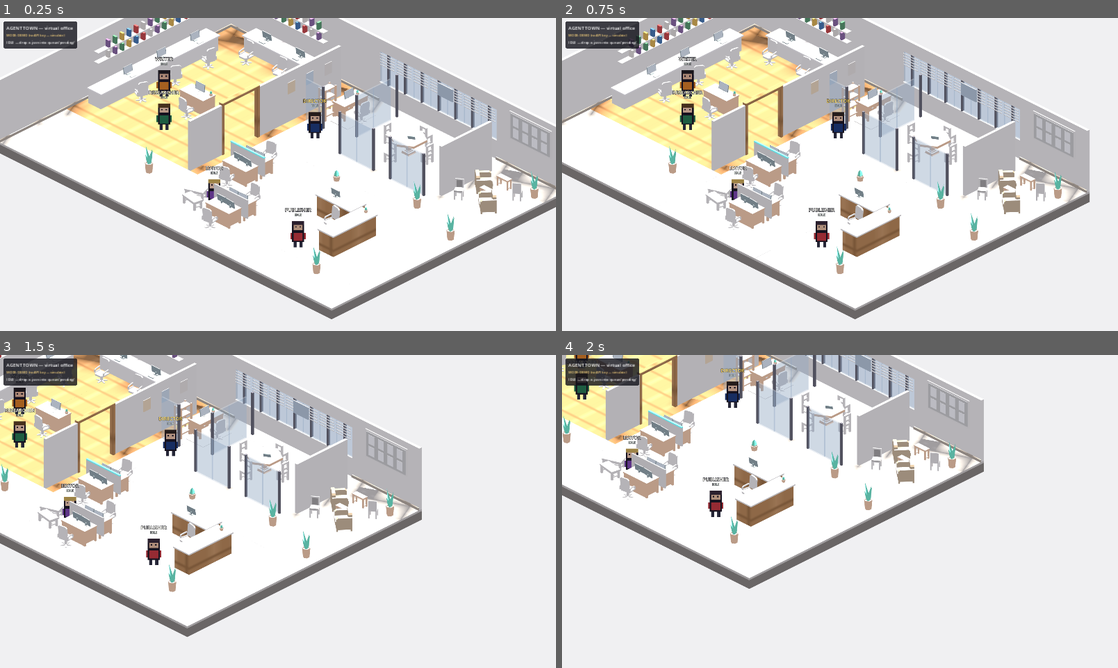
Above: before the commit, frames 1-4 (two rows, left to right).
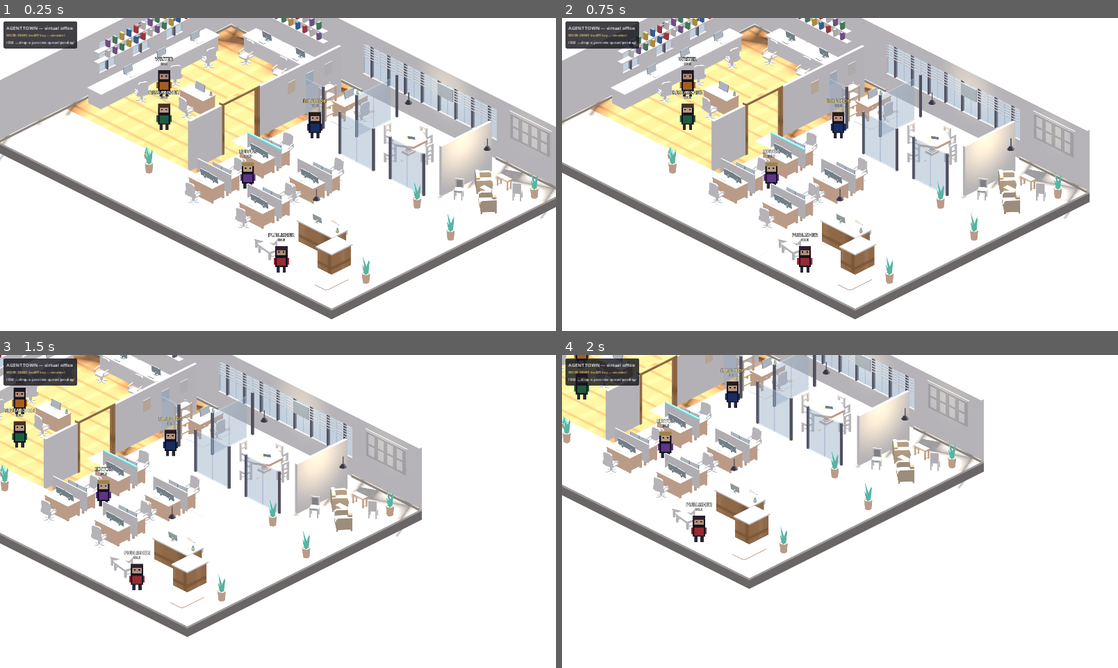
Above: after the commit, the same moments.

Repository: koji048/agent-town
Game: Godot game, scene res://scenes/main.tscn
Same seed, same stepped clock (60 frames per second), same inputs: the game is played once before the commit and once after it.
Inputs (mouse positions are in pixels of both pictures, inside the frame that each line leads up to):
- Up to frame 1 (0.25 s): no input
- Up to frame 2 (0.75 s): tap Enter at 0.5 s; move the mouse to (962, 158) at 0.52 s; hold Right (ui_right) from 0.53 s (still down); click (962, 158) at 0.67 s
- Up to frame 3 (1.5 s): move the mouse to (166, 527) at 1.27 s; release Right (ui_right) at 1.28 s; hold Down (ui_down) from 1.28 s (still down)
- Up to frame 4 (2 s): keep holding Down (ui_down)

The runs differ from the first frame. In frame 1, 8.0% of the frame differs, in the area x 0-99%, y 0-88%; in frame 2, 8.0%; in frame 3, 7.7%; in frame 4, 7.3%.

Commit message:
Space-planning pass (docs/INTERIOR_STUDY.md)
Studied office space planning + interior design principles, critiqued the
layout against them, and fixed the failures:
- Entrance (SE, doormat + plants); reception moved/rotated to face it
- Circulation spine: darker tile runner entrance -> pods -> studio door
- 4 identical work pods on a strict grid (space allocation + rhythm)
- Windows rebalanced: full north run + 3 new west-wall windows
- Layered lighting: pendant lamps w/ warm pools over meeting/reception/lounge
- Ground plane seats the diorama

Diff:
--- a/assets/map.json
+++ b/assets/map.json
@@ -2,14 +2,14 @@
   "tile_w": 64,
   "tile_h": 32,
   "rows": [
-    "cwwwwwwwwWWWWWWWwwww",
+    "cwwwwwwwWWWWWWWWwwww",
     "v...................",
     "v...................",
+    "V...................",
     "v...................",
+    "V...................",
     "v...................",
-    "v...................",
-    "v...................",
-    "v...................",
+    "V...................",
     "v...................",
     "v...................",
     "v...................",
@@ -58,25 +58,25 @@
     "edit_bay": {
       "anchor": [
         9,
-        8
+        7
       ],
       "role": "editor",
       "name": "Work Pod",
       "workstation": [
         10,
-        10
+        9
       ]
     },
     "tower": {
       "anchor": [
-        14,
-        8
+        15,
+        10
       ],
       "role": "publisher",
       "name": "Reception",
       "workstation": [
-        15,
-        10
+        16,
+        12
       ]
     }
   }
--- a/scripts/office_3d.gd
+++ b/scripts/office_3d.gd
@@ -54,12 +54,16 @@
 	[16, 1], [16, 2], [16, 3],
 	# lounge seating + plants
 	[17, 2], [18, 3], [19, 2], [17, 4], [19, 1], [16, 5],
-	# reception L (vertical leg)
-	[16, 8], [16, 9], [16, 10],
-	# second work pod + ottomans
-	[11, 11], [12, 11], [11, 12], [12, 12], [9, 11],
+	# reception L (vertical leg, faces the entrance)
+	[17, 10], [17, 11],
+	# work pod grid (editor's pod is covered by its anchor)
+	[12, 7], [13, 7], [12, 8], [13, 8],
+	[9, 10], [10, 10], [9, 11], [10, 11],
+	[12, 10], [13, 10], [12, 11], [13, 11],
+	# ottomans + entrance plants
+	[14, 12], [19, 11],
 	# plants
-	[6, 11], [17, 12], [19, 6],
+	[6, 11], [19, 6],
 ]
 
 
@@ -260,8 +264,12 @@
 # ------------------------------------------------------------ floor & walls
 
 func _build_floor_cell(gx: int, gy: int) -> void:
-	# left studio wing gets warm wood; everything else large light tiles
+	# left studio wing gets warm wood; everything else large light tiles.
+	# A darker runner marks the circulation spine: entrance -> pod field ->
+	# partition door into the studio wing.
 	var tex := "deck" if (gx <= 7 and gy <= 9) else "concrete"
+	if (gy == 6 and gx >= 7 and gx <= 16) or (gx == 16 and gy >= 6 and gy <= 12):
+		tex = "concrete_dark"
 	var m := _mat("floor_" + tex, Color.WHITE, "res://assets/textures/%s.png" % tex)
 	var cx := (gx + 0.5) * CELL
 	var cz := (gy + 0.5) * CELL
@@ -426,39 +434,78 @@
 	_prop("pottedPlant", 19.4, 1.3, 0, 1.0, 0.0, 1.2)
 	_prop("pottedPlant", 16.5, 5.4, 0, 1.0, 0.0, 1.2)
 
-	# ============ RECEPTION (L-shaped counter) ============
-	_box(Vector3(2.0, 0.95, 0.85), Vector3(15.0, 0.475, 8.45), oak)
-	_box(Vector3(2.1, 0.06, 0.95), Vector3(15.0, 1.0, 8.45), white, self, false)
-	_box(Vector3(0.85, 0.95, 2.55), Vector3(16.55, 0.475, 9.6), oak)
-	_box(Vector3(0.95, 0.06, 2.65), Vector3(16.55, 1.0, 9.6), white, self, false)
-	_prop("computerScreen", 14.7, 8.45, 180, 1.0, 1.03, 0.36)
-	_prop("chairDesk", 15.3, 9.3, 350, 1.0, 0.0, 1.05)
-	_prop("plantSmall3", 16.55, 8.5, 0, 1.0, 1.03, 0.26)
-
-	# ============ OPEN WORK PODS (tile floor) ============
-	var pods := [[9.0, 8.5, true], [11.0, 11.5, false]]
+	# ============ RECEPTION (faces the entrance, south-east) ============
+	_box(Vector3(2.0, 0.95, 0.85), Vector3(16.0, 0.475, 10.55), oak)
+	_box(Vector3(2.1, 0.06, 0.95), Vector3(16.0, 1.0, 10.55), white, self, false)
+	_box(Vector3(0.85, 0.95, 1.15), Vector3(17.55, 0.475, 11.4), oak)
+	_box(Vector3(0.95, 0.06, 1.25), Vector3(17.55, 1.0, 11.4), white, self, false)
+	_prop("computerScreen", 15.7, 10.55, 180, 1.0, 1.03, 0.36)
+	_prop("chairDesk", 16.2, 9.7, 170, 1.0, 0.0, 1.05)
+	_prop("plantSmall3", 16.9, 10.55, 0, 1.0, 1.03, 0.26)
+	_pendant(Vector3(16.0, 2.5, 10.9))
+
+	# ============ ENTRANCE (south-east corner) ============
+	_prop("rugDoormat", 18.4, 12.4, 90, 1.4)
+	_prop("pottedPlant", 19.45, 11.4, 0, 1.0, 0.0, 1.2)
+
+	# ============ WORK POD GRID (2 x 2, strict rhythm) ============
+	var pods := [[9.0, 7.5, true], [12.0, 7.5, false], [9.0, 10.5, false], [12.0, 10.5, false]]
 	for pod in pods:
 		var px: float = pod[0]
 		var pz: float = pod[1]
+		var is_editor: bool = pod[2]
 		_prop("desk", px + 0.5, pz - 0.45, 0, 1.0, 0.0, 0.74)
 		_prop("desk", px + 0.5, pz + 0.45, 180, 1.0, 0.0, 0.74)
 		_prop("computerScreen", px + 0.3, pz - 0.35, 0, 1.0, DESK_H, 0.38)
 		_prop("computerScreen", px + 0.85, pz - 0.35, 5, 1.0, DESK_H, 0.38)
 		_prop("computerScreen", px + 0.3, pz + 0.35, 180, 1.0, DESK_H, 0.38)
 		_prop("computerScreen", px + 0.85, pz + 0.38, 175, 1.0, DESK_H, 0.38)
+		_prop("computerKeyboard", px + 0.32, pz - 0.62, 0, 0.28, DESK_H)
+		_prop("computerKeyboard", px + 0.32, pz + 0.62, 180, 0.28, DESK_H)
 		_prop("chairDesk", px + 0.5, pz - 1.25, 5 + randf_range(-15.0, 15.0), 1.0, 0.0, 1.0)
 		_prop("chairDesk", px + 0.5, pz + 1.25, 185 + randf_range(-15.0, 15.0), 1.0, 0.0, 1.0)
-	# editor's pod gets the role trim on a low divider between the desks
-	_box(Vector3(2.0, 0.9, 0.06), Vector3(9.5 + 0.0, 0.75, 8.5), _mat("pod_divider", Color(0.90, 0.89, 0.86)))
-	_box(Vector3(2.0, 0.05, 0.09), Vector3(9.5, 1.22, 8.5),
-		_mat("trim_editor", ROLE_ACCENT["editor"], "", ROLE_ACCENT["editor"] * 0.5), self, false)
-	_box(Vector3(2.0, 0.9, 0.06), Vector3(11.5, 0.75, 11.5), _mat("pod_divider", Color(0.90, 0.89, 0.86)))
-	# ottomans near the pods
-	_prop("benchCushionLow", 9.3, 11.4, 20, 1.0, 0.0, 0.42)
-	_prop("benchCushionLow", 9.7, 12.0, -10, 1.0, 0.0, 0.42)
+		var divider_mat := _mat("pod_divider", Color(0.90, 0.89, 0.86))
+		_box(Vector3(2.0, 0.9, 0.06), Vector3(px + 0.5, 0.75, pz), divider_mat)
+		if is_editor:
+			_box(Vector3(2.0, 0.05, 0.09), Vector3(px + 0.5, 1.22, pz),
+				_mat("trim_editor", ROLE_ACCENT["editor"], "", ROLE_ACCENT["editor"] * 0.5), self, false)
+	# ottomans by the pod field
+	_prop("benchCushionLow", 14.4, 12.3, 20, 1.0, 0.0, 0.42)
+	_prop("benchCushionLow", 14.9, 12.7, -10, 1.0, 0.0, 0.42)
+
+	# ============ layered light: pendants over shared zones ============
+	_pendant(Vector3(13.0, 2.5, 2.4))
+	_pendant(Vector3(18.1, 2.5, 2.8))
 
 	# ============ plants ============
 	_prop("pottedPlant", 6.4, 11.3, 0, 1.0, 0.0, 1.2)
-	_prop("pottedPlant", 17.4, 12.3, 0, 1.0, 0.0, 1.2)
 	_prop("pottedPlant", 19.4, 6.3, 0, 1.0, 0.0, 1.2)
-	_prop("plantSmall1", 12.5, 6.2, 0, 1.0, 0.0, 0.5)
+	_prop("plantSmall1", 5.5, 10.5, 0, 1.0, 0.0, 0.5)
+
+	# ============ ground plane (seats the diorama) ============
+	_box(Vector3(70.0, 0.06, 70.0), Vector3(10.0, -0.58, 7.0),
+		_mat("ground", Color(0.88, 0.88, 0.89)), self, false)
+
+
+## A small pendant lamp with a warm light pool — layered lighting.
+func _pendant(pos: Vector3) -> void:
+	var steel := _mat("steel", Color(0.42, 0.42, 0.46))
+	_box(Vector3(0.03, 3.0 - pos.y - 0.12, 0.03), Vector3(pos.x, (3.0 + pos.y) / 2.0, pos.z), steel, self, false)
+	var shade := MeshInstance3D.new()
+	var cyl := CylinderMesh.new()
+	cyl.top_radius = 0.05
+	cyl.bottom_radius = 0.16
+	cyl.height = 0.16
+	shade.mesh = cyl
+	shade.material_override = _mat("pendant_shade", Color(0.30, 0.30, 0.33))
+	shade.position = pos
+	add_child(shade)
+	var bulb := _mat("pendant_bulb", Color(1.0, 0.9, 0.7) * 0.8, "", Color(1.0, 0.88, 0.65))
+	_box(Vector3(0.07, 0.04, 0.07), pos + Vector3(0, -0.09, 0), bulb, self, false)
+	var light := OmniLight3D.new()
+	light.position = pos + Vector3(0, -0.2, 0)
+	light.light_color = Color(1.0, 0.9, 0.72)
+	light.omni_range = 3.0
+	light.light_energy = 1.4
+	light.shadow_enabled = false
+	add_child(light)
Binary file changed: docs/preview.png
Binary file changed: docs/screenshot_3d.png
Not shown, added: docs/INTERIOR_STUDY.md
Not shown, changed: tools/generate_assets.py
